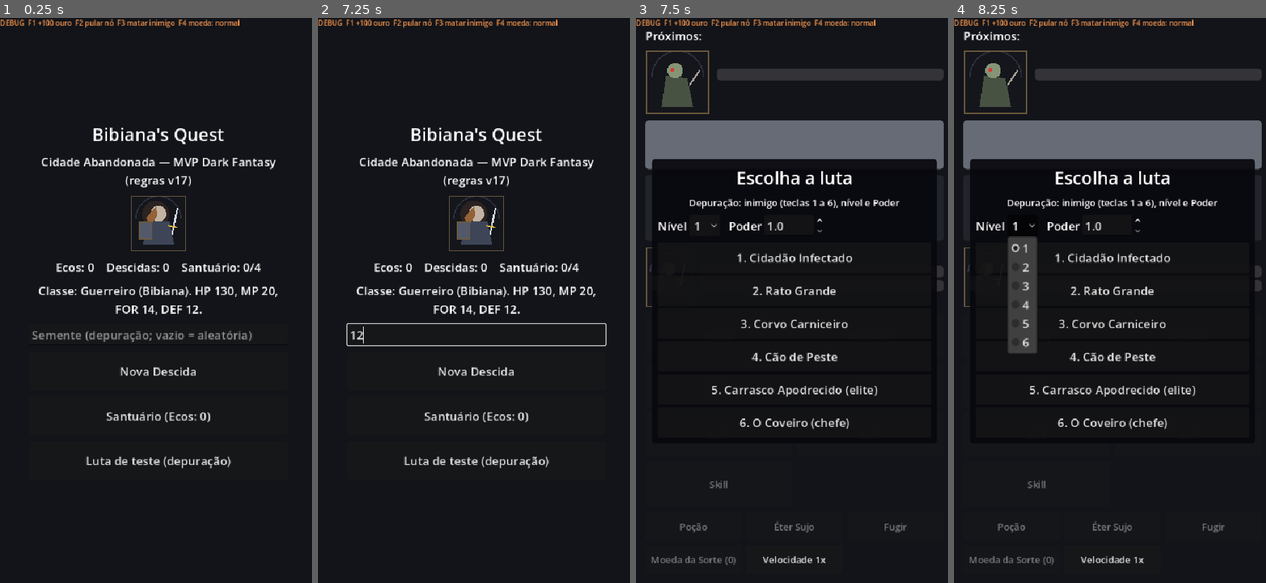
Above: before the commit, frames 1-4 (left to right).
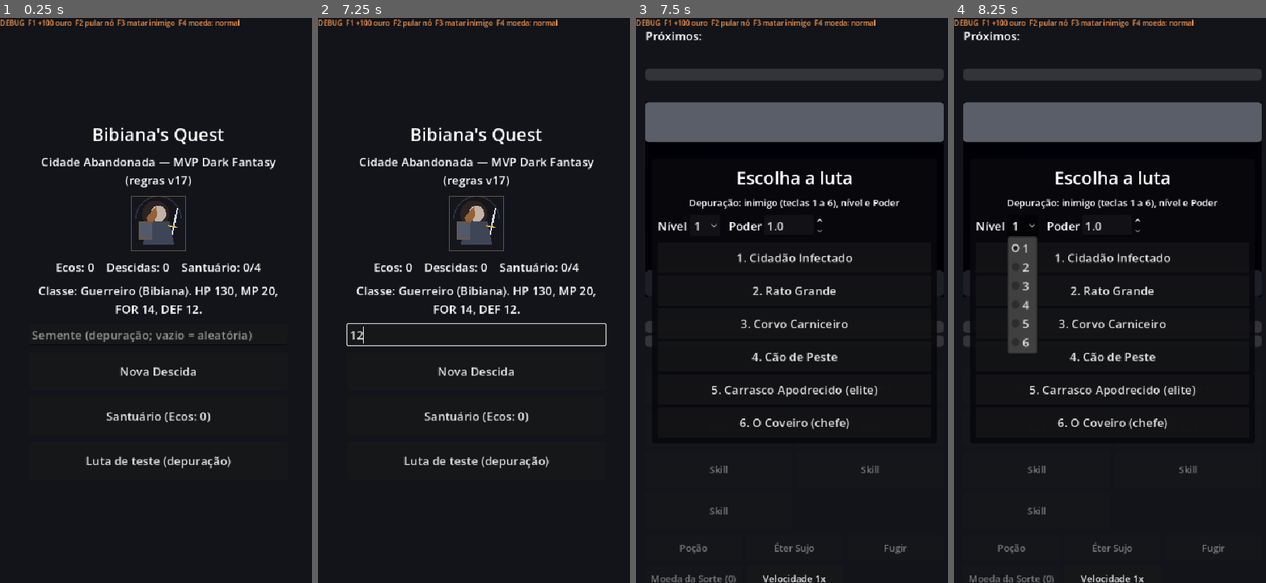
Above: after the commit, the same moments.

Repository: ohidalgojr/bibianas-quest
Game: Godot game, scene res://game/presentation/main.tscn
Two runs of this game, one before a commit and one after it. Both use one fixed random seed, a clock stepped at 60 frames per second and the inputs below.
Inputs (mouse positions are in pixels of both pictures, inside the frame that each line leads up to):
- Up to frame 1 (0.25 s): no input
- Up to frame 2 (7.25 s): click (477, 334) at 0.52 s; type "12" at 0.6 s; click "Santuário (Ecos: 0)" at 1.25 s; click "[Biblioteca]" at 2 s; click "Arsenal" at 2.75 s; click "Biblioteca" at 3.5 s; click "Códice" at 4.25 s; click "[Códice]" at 5 s; click "Voltar ao Acampamento" at 5.75 s; click (477, 334) at 6.52 s; type "12" at 6.6 s
- Up to frame 3 (7.5 s): click "Luta de teste (depuração)" at 7.25 s
- Up to frame 4 (8.25 s): click "1" at 8 s

Frames 1-2 are identical in both runs. In frame 3, 9.1% of the frame differs, in the area x 2-99%, y 5-100%; in frame 4, 9.1%.

Commit message:
TASK-037: palco 3D do combate com fundo do nó e animações, parte 1 (ADR-0036)
Co-Authored-By: Claude Sonnet 5.5 <noreply@anthropic.com>

Diff:
--- a/game/presentation/combat/combat_screen.gd
+++ b/game/presentation/combat/combat_screen.gd
@@ -46,6 +46,11 @@
 var _power: float = 1.0
 var _seed_counter: int = 0
 
+## Palco 3D da luta (ADR-0036). Em headless (testes) a tela 2D de depuração continua valendo.
+var use_stage: bool = DisplayServer.get_name() != "headless"
+var _stage: Combat3DStage
+## Tipo de nó do palco quando a luta não vem de uma Descida (teste e depuração); -1 é a praça comum.
+var stage_kind: int = -1
 var _timeline: HBoxContainer
 var _enemy_shape: VisualTheme.PortraitCanvas
 var _player_shape: VisualTheme.PortraitCanvas
@@ -134,6 +139,9 @@
 	_enemy_shape.configure_enemy(session.enemy_id, mut)
 	_enemy_shape.modulate = Color.WHITE
 	_enemy_shape.custom_minimum_size = Vector2(150, 150) if session.is_boss() else Vector2(110, 110)
+	if _stage != null:
+		_stage.time_scale = time_scale
+		_stage.setup(session.enemy_id, session.run.current_node().kind if session.run != null and session.run.current_node() != null else stage_kind)
 	var current_power: float = session.run.power if session.run != null else _power
 	_player_shape.configure_player(current_power)
 	if session.enemy_id == "bell_warden" and time_scale > 0.0:
@@ -215,6 +223,9 @@
 				_intent_panel.self_modulate = COLOR_CALM
 		CombatEvent.Type.DAMAGE:
 			var on_enemy: bool = event.side != Combatant.PLAYER
+			if _stage != null:
+				_stage.play(not on_enemy, "attack")
+				_stage.play(on_enemy, "hit")
 			if on_enemy:
 				_enemy_hp = event.extra
 			else:
@@ -260,6 +271,8 @@
 	label.z_index = 50
 	add_child(label)
 	label.position = target.global_position - global_position + Vector2(target.size.x * 0.3, -10)
+	if _stage != null:
+		label.position = _stage.global_position - global_position + _stage.screen_pos(on_enemy) - Vector2(40, 30)
 	var tween: Tween = create_tween().set_parallel(true)
 	tween.tween_property(label, "position:y", label.position.y - 70.0, 0.9 * time_scale)
 	tween.tween_property(label, "modulate:a", 0.0, 0.9 * time_scale).set_delay(0.3 * time_scale)
@@ -268,6 +281,8 @@
 
 ## Abate do inimigo (ADR-0021): clareia, some e mostra "Derrotado!". Sem tempo, só some.
 func _play_defeat() -> void:
+	if _stage != null:
+		_stage.play(true, "death")
 	if time_scale <= 0.0 or not is_inside_tree():
 		_enemy_shape.modulate = Color(1, 1, 1, 0.25)
 		return
@@ -503,6 +518,13 @@
 	_enemy_hp_label.add_theme_font_size_override("font_size", 16)
 	enemy_info.add_child(_enemy_hp_label)
 
+	if use_stage:
+		_stage = Combat3DStage.new()
+		_stage.custom_minimum_size = Vector2(0, 330)
+		_stage.size_flags_vertical = Control.SIZE_EXPAND_FILL
+		_stage.size_flags_stretch_ratio = 1.0
+		column.add_child(_stage)
+		_enemy_shape.visible = false
 	_intent_panel = PanelContainer.new()
 	_intent_panel.add_theme_stylebox_override("panel", _box(Color.WHITE))
 	_intent_panel.self_modulate = COLOR_CALM
@@ -540,6 +562,7 @@
 	_player_shape.color = COLOR_PLAYER
 	_player_shape.custom_minimum_size = Vector2(80, 80)
 	_player_shape.configure_player(1.0)
+	_player_shape.visible = not use_stage
 	player_row.add_child(_player_shape)
 	var player_info: VBoxContainer = VBoxContainer.new()
 	player_info.size_flags_horizontal = Control.SIZE_EXPAND_FILL
@@ -575,7 +598,7 @@
 		button.text = str(entry[1])
 		button.autowrap_mode = TextServer.AUTOWRAP_WORD_SMART
 		button.size_flags_horizontal = Control.SIZE_EXPAND_FILL
-		button.custom_minimum_size = Vector2(0, 76 if main_action else 48)
+		button.custom_minimum_size = Vector2(0, (62 if use_stage else 76) if main_action else (44 if use_stage else 48))
 		button.add_theme_font_size_override("font_size", 16)
 		if action == "speed":
 			button.pressed.connect(_toggle_speed)
@@ -655,6 +678,8 @@
 	_continue.visible = false
 	_continue.pressed.connect(func() -> void: run_fight_done.emit())
 	menu_box.add_child(_continue)
+	if _stage != null:
+		_move_hud_into_stage(log_panel)
 	_refresh_buttons()
 
 
@@ -709,3 +734,27 @@
 	box.set_corner_radius_all(6)
 	box.set_content_margin_all(10)
 	return box
+
+
+## No palco 3D, a intenção do inimigo fica numa faixa no topo da cena e o registro da luta numa
+## faixa embaixo (como o painel de Fear & Hunger), liberando altura para os personagens.
+func _move_hud_into_stage(log_panel: PanelContainer) -> void:
+	var top: VBoxContainer = VBoxContainer.new()
+	top.mouse_filter = Control.MOUSE_FILTER_IGNORE
+	top.set_anchors_and_offsets_preset(Control.PRESET_TOP_WIDE)
+	_stage.add_child(top)
+	var bottom: VBoxContainer = VBoxContainer.new()
+	bottom.mouse_filter = Control.MOUSE_FILTER_IGNORE
+	bottom.set_anchors_and_offsets_preset(Control.PRESET_BOTTOM_WIDE)
+	bottom.grow_vertical = Control.GROW_DIRECTION_BEGIN
+	_stage.add_child(bottom)
+	_intent_panel.get_parent().remove_child(_intent_panel)
+	top.add_child(_intent_panel)
+	log_panel.get_parent().remove_child(log_panel)
+	bottom.add_child(log_panel)
+	for panel: Control in [_intent_panel, log_panel]:
+		panel.size_flags_vertical = Control.SIZE_SHRINK_BEGIN
+		panel.modulate = Color(1, 1, 1, 0.88)
+	log_panel.custom_minimum_size = Vector2(0, 44)
+	_intent_icon.add_theme_font_size_override("font_size", 18)
+	_intent_detail.add_theme_font_size_override("font_size", 13)
--- /dev/null
+++ b/game/presentation/combat3d/combat3d_preview.gd
@@ -0,0 +1,24 @@
+class_name Combat3DPreview
+extends Control
+## Cena de conferência da TASK-037: abre uma luta no palco 3D para o `tools/screenshot.ps1`.
+## Argumentos depois de `--`: `inimigo=<id>` (padrão infected_citizen), `no=<tipo>` (índice de
+## `MapNode.Kind`, padrão -1 = praça comum) e `nivel=<n>`.
+
+
+func _ready() -> void:
+	set_anchors_and_offsets_preset(Control.PRESET_FULL_RECT)
+	var enemy_id: String = "infected_citizen"
+	var kind: int = -1
+	var level: int = 3
+	for arg: String in OS.get_cmdline_user_args():
+		if arg.begins_with("inimigo="):
+			enemy_id = arg.trim_prefix("inimigo=")
+		elif arg.begins_with("no="):
+			kind = int(arg.trim_prefix("no="))
+		elif arg.begins_with("nivel="):
+			level = int(arg.trim_prefix("nivel="))
+	var screen: CombatScreen = CombatScreen.new()
+	screen.data = DataLoader.load_all()
+	screen.stage_kind = kind
+	add_child(screen)
+	screen.start_fight(enemy_id, level, float(level), 42)
--- /dev/null
+++ b/game/presentation/combat3d/combat3d_preview.tscn
@@ -0,0 +1,10 @@
+[gd_scene load_steps=2 format=3]
+
+[ext_resource type="Script" path="res://game/presentation/combat3d/combat3d_preview.gd" id="1"]
+
+[node name="Combat3DPreview" type="Control"]
+layout_mode = 3
+anchors_preset = 15
+anchor_right = 1.0
+anchor_bottom = 1.0
+script = ExtResource("1")
--- /dev/null
+++ b/game/presentation/combat3d/combat3d_stage.gd
@@ -0,0 +1,216 @@
+class_name Combat3DStage
+extends Control
+## Palco 3D da luta (TASK-037, ADR-0036, GDD §6 e §17, docs/ART-DIRECTION.md §4): o fundo vem do
+## tipo do nó (praça, passagem de elite, sala do chefe), escurecido e com vinheta, com o inimigo
+## grande e central, a Bibiana de costas embaixo à esquerda e luz quente no chão. Só
+## apresentação: a tela de combate manda tocar as animações a partir dos eventos do núcleo.
+
+const K_MINI: String = "res://assets/kenney/mini_dungeon/"
+const K_GRAVE: String = "res://assets/kenney/graveyard/"
+const SHRINK: int = 2
+const CAM_SIZE: float = 5.8
+const CAM_OFFSET: Vector3 = Vector3(1.0, 0.8, 1.0) * 16.0
+const CAM_TARGET: Vector3 = Vector3(0.2, 1.7, 0.2)
+const ENEMY_POS: Vector3 = Vector3(-1.4, 0.9, -1.4)
+const PLAYER_POS: Vector3 = Vector3(1.6, 0.9, 1.6)
+const ENEMY_YAW: float = 45.0
+const PLAYER_YAW: float = 225.0
+const ARENA_HALF: int = 5
+
+var time_scale: float = 1.0
+var camera: Camera3D
+var player_node: Node3D
+var enemy_node: Node3D
+
+var _viewport: SubViewport
+var _world: Node3D
+var _scene_root: Node3D
+var _enemy_id: String = ""
+var _enemy_scale: float = 2.4
+var _shake: float = 0.0
+
+
+func _ready() -> void:
+	var container: SubViewportContainer = SubViewportContainer.new()
+	container.stretch = true
+	container.stretch_shrink = SHRINK
+	container.texture_filter = CanvasItem.TEXTURE_FILTER_NEAREST
+	container.set_anchors_and_offsets_preset(Control.PRESET_FULL_RECT)
+	container.mouse_filter = Control.MOUSE_FILTER_IGNORE
+	add_child(container)
+	_viewport = SubViewport.new()
+	_viewport.size = Vector2i(270, 300)
+	_viewport.msaa_3d = Viewport.MSAA_DISABLED
+	container.add_child(_viewport)
+	_world = Node3D.new()
+	_viewport.add_child(_world)
+	_build_environment()
+	camera = Camera3D.new()
+	camera.projection = Camera3D.PROJECTION_ORTHOGONAL
+	camera.size = CAM_SIZE
+	camera.near = 0.1
+	camera.far = 80.0
+	_world.add_child(camera)
+	_aim_camera(Vector3.ZERO)
+	_scene_root = Node3D.new()
+	_world.add_child(_scene_root)
+	_add_vignette()
+
+
+func _aim_camera(shake: Vector3) -> void:
+	camera.position = CAM_TARGET + CAM_OFFSET + shake
+	camera.look_at(CAM_TARGET + shake)
+
+
+func _build_environment() -> void:
+	var env: Environment = Environment.new()
+	env.background_mode = Environment.BG_COLOR
+	env.background_color = Color(0.02, 0.022, 0.035)
+	env.ambient_light_source = Environment.AMBIENT_SOURCE_COLOR
+	env.ambient_light_color = Color(0.26, 0.3, 0.42)
+	env.ambient_light_energy = 1.0
+	env.adjustment_enabled = true
+	env.adjustment_saturation = 0.6
+	env.adjustment_contrast = 1.18
+	env.adjustment_brightness = 0.9
+	env.glow_enabled = true
+	env.glow_intensity = 0.6
+	env.glow_bloom = 0.08
+	var holder: WorldEnvironment = WorldEnvironment.new()
+	holder.environment = env
+	_world.add_child(holder)
+	var moon: DirectionalLight3D = DirectionalLight3D.new()
+	moon.light_color = Color(0.55, 0.64, 0.92)
+	moon.light_energy = 0.9
+	moon.rotation_degrees = Vector3(-50, 30, 0)
+	moon.shadow_enabled = true
+	_world.add_child(moon)
+
+
+## Monta o palco de uma luta. `kind` é o [enum MapNode.Kind] do nó (usa -1 para a luta de teste).
+func setup(enemy_id: String, kind: int) -> void:
+	_enemy_id = enemy_id
+	for child: Node in _scene_root.get_children():
+		child.queue_free()
+	player_node = null
+	enemy_node = null
+	_build_arena(kind)
+	_spawn_actors(kind)
+
+
+func _build_arena(kind: int) -> void:
+	var blocks: Array[Transform3D] = []
+	var tiles: Array[Transform3D] = []
+	for z: int in range(-ARENA_HALF, ARENA_HALF + 1):
+		for x: int in range(-ARENA_HALF, ARENA_HALF + 1):
+			blocks.append(Transform3D(Basis.IDENTITY, Vector3(x, 0.0, z)))
+			if absi(x) <= 3 and absi(z) <= 3:
+				tiles.append(Transform3D(Basis.IDENTITY, Vector3(x, 0.93, z)))
+	StageKit.multimesh_from(_scene_root, K_MINI + "dirt.glb", blocks)
+	StageKit.multimesh_from(_scene_root, K_MINI + "floor-detail.glb", tiles, Color(0.58, 0.56, 0.62))
+	var boss: bool = kind == MapNode.Kind.BOSS or kind == MapNode.Kind.MINI_BOSS
+	var ring: Array[Dictionary] = []
+	# Muros ao fundo (lado oposto à câmera), mais altos e fechados na sala do chefe.
+	for i: int in range(-ARENA_HALF, ARENA_HALF + 1):
+		ring.append({"p": Vector3(i, 0.9, -ARENA_HALF), "yaw": 0.0})
+		ring.append({"p": Vector3(-ARENA_HALF, 0.9, i), "yaw": 90.0})
+	for entry: Dictionary in ring:
+		StageKit.place(_scene_root, K_GRAVE + "brick-wall.glb" if boss else K_GRAVE + "stone-wall.glb", entry["p"] as Vector3, float(entry["yaw"]), 1.6 if boss else 1.2)
+	var warm: OmniLight3D = OmniLight3D.new()
+	warm.light_color = Color(1.0, 0.52, 0.2)
+	warm.light_energy = 4.0
+	warm.omni_range = 7.0
+	warm.position = Vector3(0.2, 1.6, 0.2)
+	_scene_root.add_child(warm)
+	if boss:
+		StageKit.place(_scene_root, K_GRAVE + "fire-basket.glb", Vector3(-3.4, 0.93, 0.5), 0.0, 2.2)
+		StageKit.place(_scene_root, K_GRAVE + "fire-basket.glb", Vector3(0.5, 0.93, -3.4), 0.0, 2.2)
+		StageKit.place(_scene_root, K_GRAVE + "crypt-large.glb", Vector3(-3.6, 0.9, -3.6), 45.0, 1.4)
+		warm.light_color = Color(1.0, 0.32, 0.16)
+	elif kind == MapNode.Kind.ELITE:
+		StageKit.place(_scene_root, K_GRAVE + "lightpost-double.glb", Vector3(-3.0, 0.93, 1.0), 0.0, 2.0)
+		StageKit.place(_scene_root, K_GRAVE + "gravestone-cross-large.glb", Vector3(0.0, 0.93, -3.5), 0.0, 1.5)
+		StageKit.place(_scene_root, K_GRAVE + "iron-fence-damaged.glb", Vector3(3.5, 0.93, -1.0), 90.0, 1.3)
+	else:
+		StageKit.place(_scene_root, K_GRAVE + "lightpost-single.glb", Vector3(-3.2, 0.93, 0.8), 0.0, 2.0)
+		StageKit.place(_scene_root, K_GRAVE + "gravestone-round.glb", Vector3(-0.5, 0.93, -3.4), 0.0, 1.4)
+		StageKit.place(_scene_root, K_GRAVE + "gravestone-broken.glb", Vector3(2.5, 0.93, -3.2), 0.0, 1.4)
+		StageKit.place(_scene_root, K_GRAVE + "pine-crooked.glb", Vector3(-3.8, 0.93, -2.0), 0.0, 1.5)
+		StageKit.place(_scene_root, K_GRAVE + "iron-fence-damaged.glb", Vector3(3.6, 0.93, 0.5), 90.0, 1.2)
+
+
+func _spawn_actors(kind: int) -> void:
+	player_node = ModelRegistry.spawn("bibiana")
+	player_node.position = PLAYER_POS
+	player_node.rotation_degrees.y = PLAYER_YAW
+	player_node.scale = Vector3.ONE * 1.9
+	_scene_root.add_child(player_node)
+	ModelRegistry.play(player_node, "bibiana", "idle")
+	if not ModelRegistry.has_model(_enemy_id):
+		return
+	enemy_node = ModelRegistry.spawn(_enemy_id)
+	enemy_node.position = ENEMY_POS
+	enemy_node.rotation_degrees.y = ENEMY_YAW
+	var boss: bool = kind == MapNode.Kind.BOSS or kind == MapNode.Kind.MINI_BOSS
+	_enemy_scale = 2.9 if boss else (2.7 if kind == MapNode.Kind.ELITE else 2.5)
+	enemy_node.scale = Vector3.ONE * _enemy_scale
+	_scene_root.add_child(enemy_node)
+	ModelRegistry.play(enemy_node, _enemy_id, "idle")
+
+
+## Posição de tela (coordenadas deste `Control`) do alvo, para números de dano e ícones.
+func screen_pos(on_enemy: bool) -> Vector2:
+	var node: Node3D = enemy_node if on_enemy else player_node
+	if node == null or camera == null or not camera.is_inside_tree():
+		return size * 0.5
+	var head: float = 1.6 if on_enemy else 1.2
+	return camera.unproject_position(node.position + Vector3(0, head, 0)) * float(SHRINK)
+
+
+## Toca uma animação do modelo: "attack", "hit", "death" ou "idle". `on_enemy` escolhe o lado.
+func play(on_enemy: bool, key: String) -> void:
+	var node: Node3D = enemy_node if on_enemy else player_node
+	if node == null:
+		return
+	var id: String = _enemy_id if on_enemy else "bibiana"
+	ModelRegistry.play(node, id, key)
+	if time_scale <= 0.0 or not is_inside_tree():
+		return
+	var home: Vector3 = ENEMY_POS if on_enemy else PLAYER_POS
+	var toward: Vector3 = (PLAYER_POS - ENEMY_POS).normalized() * (1.0 if on_enemy else -1.0)
+	var tween: Tween = create_tween()
+	match key:
+		"attack":
+			tween.tween_property(node, "position", home + toward * 0.9, 0.12 * time_scale)
+			tween.tween_property(node, "position", home, 0.22 * time_scale)
+		"hit":
+			_shake = 0.18
+			tween.tween_property(node, "position", home - toward * 0.35, 0.07 * time_scale)
+			tween.tween_property(node, "position", home, 0.2 * time_scale)
+		"death":
+			tween.tween_property(node, "scale", node.scale * 0.01, 0.7 * time_scale).set_delay(0.3 * time_scale)
+	tween.finished.connect(func() -> void:
+		if key != "death":
+			ModelRegistry.play(node, id, "idle"))
+
+
+func _process(delta: float) -> void:
+	if camera == null:
+		return
+	if _shake > 0.0:
+		_shake = maxf(_shake - delta, 0.0)
+		_aim_camera(Vector3(sin(_shake * 90.0), 0.0, cos(_shake * 70.0)) * _shake)
+	else:
+		_aim_camera(Vector3.ZERO)
+
+
+func _add_vignette() -> void:
+	var rect: ColorRect = ColorRect.new()
+	rect.set_anchors_and_offsets_preset(Control.PRESET_FULL_RECT)
+	rect.mouse_filter = Control.MOUSE_FILTER_IGNORE
+	var shader: Shader = Shader.new()
+	shader.code = "shader_type canvas_item;\nvoid fragment() {\n\tvec2 uv = UV - vec2(0.5);\n\tfloat d = dot(uv, uv) * 2.6;\n\tCOLOR = vec4(0.0, 0.0, 0.02, clamp(d * d * 1.6, 0.0, 0.92));\n}\n"
+	var mat: ShaderMaterial = ShaderMaterial.new()
+	mat.shader = shader
+	rect.material = mat
+	add_child(rect)
--- a/game/presentation/map3d/map3d_screen.gd
+++ b/game/presentation/map3d/map3d_screen.gd
@@ -172,37 +172,11 @@
 
 
 func _multimesh_from(path: String, transforms: Array[Transform3D], tint: Color = Color.WHITE) -> void:
-	if transforms.is_empty():
-		return
-	var source: Node = (load(path) as PackedScene).instantiate()
-	var mesh_node: MeshInstance3D = source.find_children("*", "MeshInstance3D", true, false)[0] as MeshInstance3D
-	var multi: MultiMesh = MultiMesh.new()
-	multi.transform_format = MultiMesh.TRANSFORM_3D
-	var mesh: Mesh = mesh_node.mesh
-	if tint != Color.WHITE:
-		mesh = mesh.duplicate() as Mesh
-		var base: Material = mesh.surface_get_material(0)
-		if base is StandardMaterial3D:
-			var dark: StandardMaterial3D = (base as StandardMaterial3D).duplicate() as StandardMaterial3D
-			dark.albedo_color = tint
-			mesh.surface_set_material(0, dark)
-	multi.mesh = mesh
-	multi.instance_count = transforms.size()
-	for i: int in transforms.size():
-		multi.set_instance_transform(i, transforms[i] * mesh_node.transform)
-	var holder: MultiMeshInstance3D = MultiMeshInstance3D.new()
-	holder.multimesh = multi
-	_world.add_child(holder)
-	source.free()
+	StageKit.multimesh_from(_world, path, transforms, tint)
 
 
 func _place(path: String, pos: Vector3, yaw: float = 0.0, factor: float = 1.0, parent: Node3D = null) -> Node3D:
-	var node: Node3D = (load(path) as PackedScene).instantiate() as Node3D
-	node.position = pos
-	node.rotation_degrees.y = yaw
-	node.scale = Vector3.ONE * factor
-	(parent if parent != null else _world).add_child(node)
-	return node
+	return StageKit.place(parent if parent != null else _world, path, pos, yaw, factor)
 
 
 ## Lençol de névoa por célula: uma `MultiMesh` de quadrados escuros com alfa por instância.
--- /dev/null
+++ b/game/presentation/stage/stage_kit.gd
@@ -0,0 +1,42 @@
+class_name StageKit
+extends RefCounted
+## Utilidades de cena 3D com os kits CC0 (TASK-035 a 037): posicionar peças e juntar muitas
+## cópias da mesma peça numa única `MultiMesh` (uma chamada de desenho). Usadas pelo tabuleiro
+## do mapa e pelo palco do combate.
+
+
+## Instancia o modelo `path` em `parent`.
+static func place(parent: Node3D, path: String, pos: Vector3, yaw: float = 0.0, factor: float = 1.0) -> Node3D:
+	var node: Node3D = (load(path) as PackedScene).instantiate() as Node3D
+	node.position = pos
+	node.rotation_degrees.y = yaw
+	node.scale = Vector3.ONE * factor
+	parent.add_child(node)
+	return node
+
+
+## Junta todas as cópias de `path` (uma por transformação) numa `MultiMesh`. `tint` escurece o
+## material da peça (cor multiplicada), para lajes e estradas não brilharem.
+static func multimesh_from(parent: Node3D, path: String, transforms: Array[Transform3D], tint: Color = Color.WHITE) -> void:
+	if transforms.is_empty():
+		return
+	var source: Node = (load(path) as PackedScene).instantiate()
+	var mesh_node: MeshInstance3D = source.find_children("*", "MeshInstance3D", true, false)[0] as MeshInstance3D
+	var multi: MultiMesh = MultiMesh.new()
+	multi.transform_format = MultiMesh.TRANSFORM_3D
+	var mesh: Mesh = mesh_node.mesh
+	if tint != Color.WHITE:
+		mesh = mesh.duplicate() as Mesh
+		var base: Material = mesh.surface_get_material(0)
+		if base is StandardMaterial3D:
+			var dark: StandardMaterial3D = (base as StandardMaterial3D).duplicate() as StandardMaterial3D
+			dark.albedo_color = tint
+			mesh.surface_set_material(0, dark)
+	multi.mesh = mesh
+	multi.instance_count = transforms.size()
+	for i: int in transforms.size():
+		multi.set_instance_transform(i, transforms[i] * mesh_node.transform)
+	var holder: MultiMeshInstance3D = MultiMeshInstance3D.new()
+	holder.multimesh = multi
+	parent.add_child(holder)
+	source.free()
--- /dev/null
+++ b/tests/unit/test_combat3d.gd
@@ -0,0 +1,51 @@
+extends GutTest
+## TASK-037: contratos do palco 3D do combate. O palco monta para cada tipo de nó e inimigo, as
+## animações tocam sem erro e a tela de combate com palco termina uma luta. A estética é julgada
+## no print.
+
+var _data: GameData
+
+
+func before_all() -> void:
+	_data = DataLoader.load_all()
+
+
+func _stage() -> Combat3DStage:
+	var stage: Combat3DStage = Combat3DStage.new()
+	stage.time_scale = 0.0
+	stage.size = Vector2(540, 330)
+	add_child_autofree(stage)
+	return stage
+
+
+func test_stage_builds_for_every_node_kind_and_enemy() -> void:
+	var stage: Combat3DStage = _stage()
+	var kinds: Array[int] = [-1, MapNode.Kind.BATTLE, MapNode.Kind.ELITE, MapNode.Kind.MINI_BOSS, MapNode.Kind.BOSS]
+	for enemy_id: String in _data.enemies:
+		for kind: int in kinds:
+			stage.setup(enemy_id, kind)
+			assert_not_null(stage.player_node, "Bibiana no palco")
+			assert_not_null(stage.enemy_node, "%s no palco" % enemy_id)
+
+
+func test_animations_play_without_error_and_screen_pos_is_inside_the_stage() -> void:
+	var stage: Combat3DStage = _stage()
+	stage.setup("infected_citizen", MapNode.Kind.BATTLE)
+	for key: String in ["attack", "hit", "death", "idle"]:
+		stage.play(true, key)
+		stage.play(false, key)
+	var pos: Vector2 = stage.screen_pos(true)
+	assert_true(pos.x > -50.0 and pos.x < 600.0, "posição do inimigo na tela")
+
+
+func test_combat_screen_with_stage_plays_a_fight_to_the_end() -> void:
+	var screen: CombatScreen = CombatScreen.new()
+	screen.data = _data
+	screen.time_scale = 0.0
+	screen.use_stage = true
+	add_child_autofree(screen)
+	await screen.start_fight("giant_rat", 1, 1.0, 5)
+	assert_not_null(screen._stage, "o palco 3D está na tela")
+	screen.debug_kill()
+	await wait_frames(3)
+	assert_true(screen.session.is_over())
Binary file added: docs/tasks/prints/TASK-037-combate-chefe.png
Binary file added: docs/tasks/prints/TASK-037-combate-comum.png
Binary file added: docs/tasks/prints/TASK-037-combate-elite.png
Not shown, added: game/presentation/combat3d/combat3d_preview.gd.uid
Not shown, added: game/presentation/combat3d/combat3d_stage.gd.uid
Not shown, added: game/presentation/stage/stage_kit.gd.uid
Not shown, added: tests/unit/test_combat3d.gd.uid
Not shown, changed: docs/HANDOFF.md
Not shown, changed: docs/tasks/TASK-037-combate-3d.md
Not shown, changed: tools/screenshot.ps1
